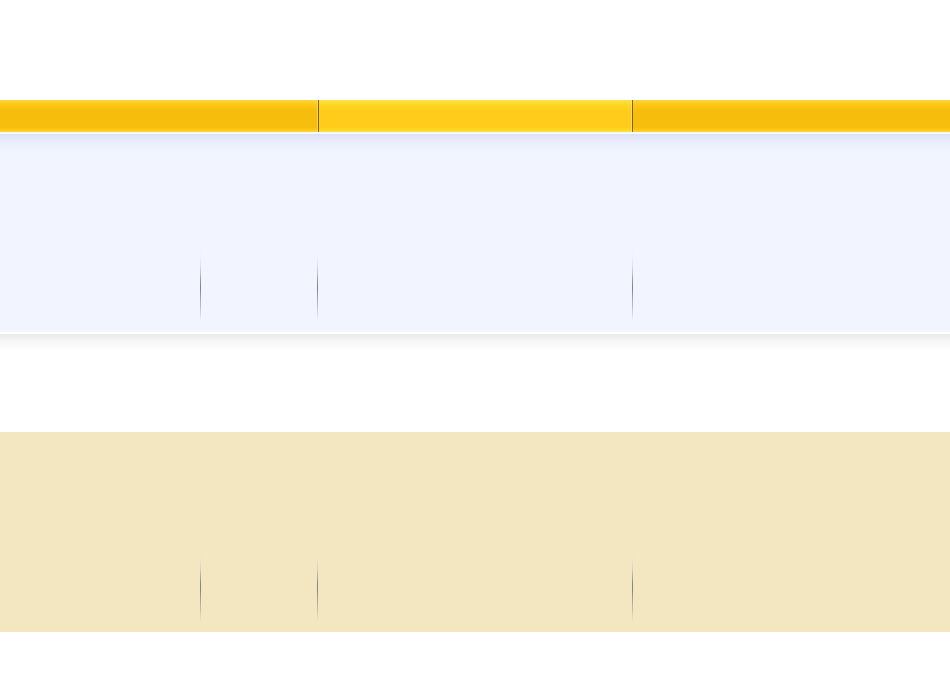
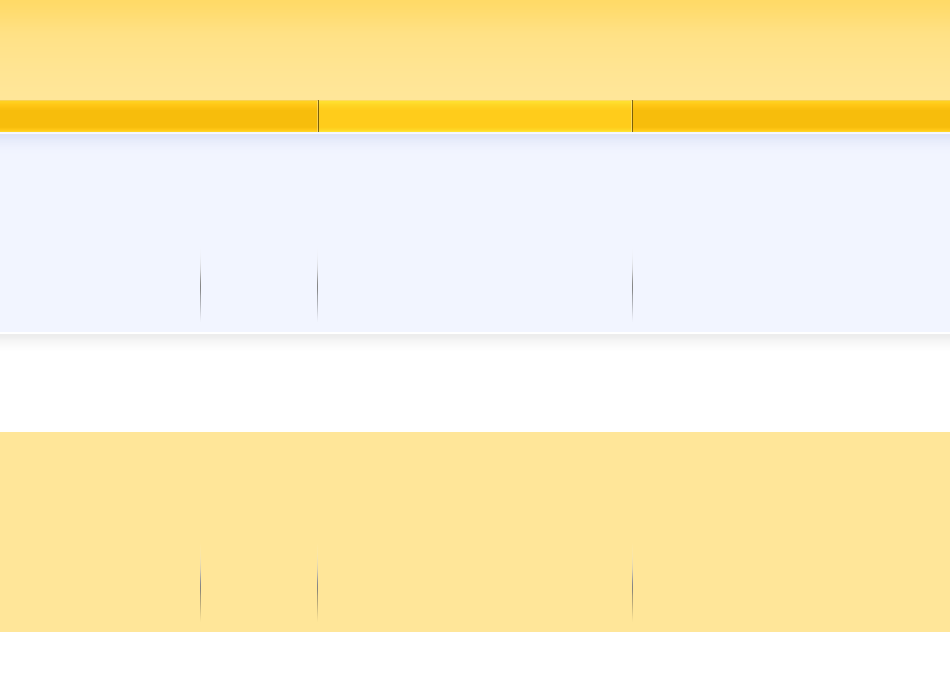
Revision of a layered 950px x 696px image; what changed, layer by layer:
painted on "header" over [0,0,950,100]
painted on "footer widgets" over [0,432,950,532]
painted on "footer boxes" over [0,532,950,632]
